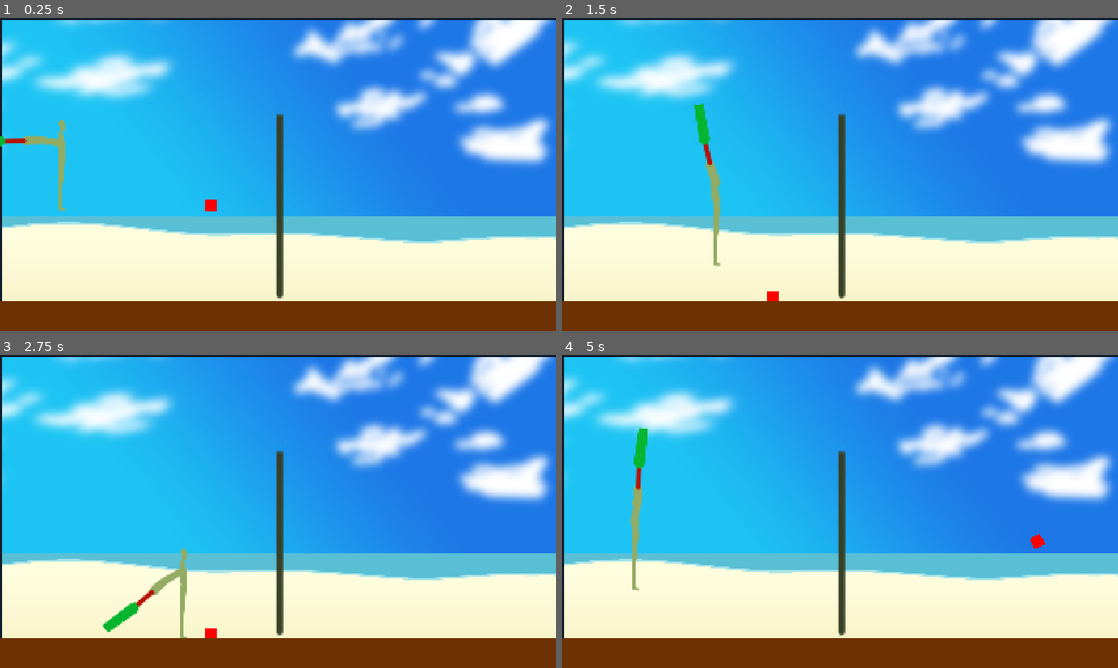
Above: before the commit, frames 1-4 (two rows, left to right).
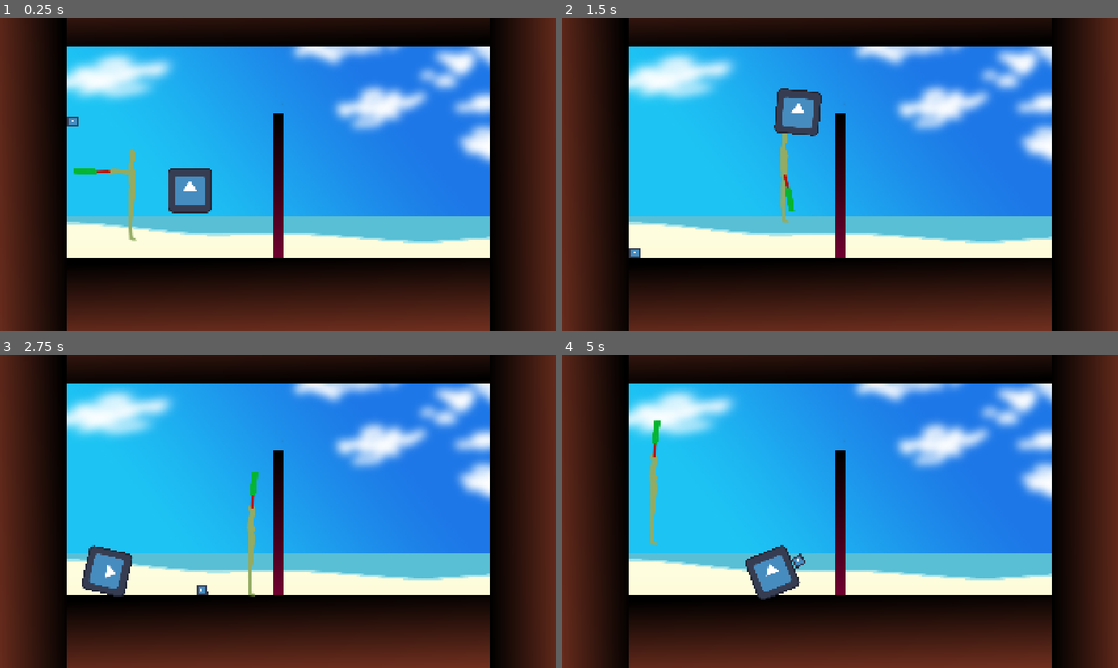
Above: after the commit, the same moments.

Repository: Youlissize/XTremeBadminton
Game: Godot game, scene res://MainLevel/CustomMapLoading.tscn
Same seed, same stepped clock (60 frames per second), same inputs: the game is played once before the commit and once after it. Before the commit the project starts from res://MainLevel/MainLevel.tscn. The engine's default icon, where the game draws it, is replaced by a stand-in: a white triangle on a blue panel in a dark square.
Inputs:
- Up to frame 1 (0.25 s): no input
- Up to frame 2 (1.5 s): hold D (move_right) 0.53-1.28 s; hold S (hit) 0.53-1.28 s; tap W (jump) at 0.77 s; hold A (move_left) from 1.28 s (still down); tap S (hit) at 1.35 s
- Up to frame 3 (2.75 s): tap W (jump) at 1.52 s; release A (move_left) at 2.03 s; hold D (move_right) from 2.03 s (still down); hold S (hit) from 2.03 s (still down)
- Up to frame 4 (5 s): release S (hit) at 2.78 s; tap S (hit) at 2.85, 4.35 s; tap W (jump) at 3.02, 3.77, 4.52 s; release D (move_right) at 3.53 s; hold S (hit) 3.53-4.28 s; hold A (move_left) from 3.53 s (still down)

The runs differ from the first frame. In frame 1, 49% of the frame differs, in the area x 0-100%, y 0-100%; in frame 2, 49%; in frame 3, 49%; in frame 4, 49%.

Commit message:
-Classe projectile

Diff:
--- /dev/null
+++ b/MainLevel/CustomMapLoading.tscn
@@ -0,0 +1,143 @@
+[gd_scene load_steps=13 format=3 uid="uid://dlm5t26j1x75l"]
+
+[ext_resource type="Script" uid="uid://bis7hslkecq4c" path="res://MainLevel/Scripts/mapLoading.gd" id="1_82vp7"]
+[ext_resource type="Texture2D" uid="uid://cxtuvhh1ubuq2" path="res://Textures/fondavecfilet.jpg" id="1_dn44s"]
+[ext_resource type="PackedScene" uid="uid://b3yq873ypw1av" path="res://Player/PlayerBase.tscn" id="3_7r4hf"]
+[ext_resource type="Script" uid="uid://cr5ihbii0tmw" path="res://Player/Scripts/player_walking.gd" id="4_jr3hq"]
+[ext_resource type="PackedScene" uid="uid://bueuy8e621uk7" path="res://MainLevel/Scripts/Projectile/ProjectileBase.tscn" id="5_jr3hq"]
+
+[sub_resource type="Gradient" id="Gradient_82vp7"]
+colors = PackedColorArray(0, 0, 0, 1, 1, 0.424, 0.28, 1)
+
+[sub_resource type="GradientTexture2D" id="GradientTexture2D_7r4hf"]
+gradient = SubResource("Gradient_82vp7")
+width = 1920
+height = 600
+fill_from = Vector2(0.484444, 0)
+fill_to = Vector2(0.564444, 1)
+
+[sub_resource type="PhysicsMaterial" id="PhysicsMaterial_7r4hf"]
+bounce = 0.2
+
+[sub_resource type="WorldBoundaryShape2D" id="WorldBoundaryShape2D_jr3hq"]
+
+[sub_resource type="Gradient" id="Gradient_jr3hq"]
+colors = PackedColorArray(0, 0, 0, 1, 0.443779, 0.00275464, 0.191233, 1)
+
+[sub_resource type="GradientTexture2D" id="GradientTexture2D_xww2o"]
+gradient = SubResource("Gradient_jr3hq")
+width = 100
+height = 30
+
+[sub_resource type="RectangleShape2D" id="RectangleShape2D_fjjf1"]
+
+[node name="CustomMapLoading" type="Node2D" node_paths=PackedStringArray("player1", "ground")]
+script = ExtResource("1_82vp7")
+player1 = NodePath("Player1")
+ground = NodePath("Ground/StaticBody2D")
+
+[node name="Background" type="Sprite2D" parent="."]
+
+[node name="ColorRect" type="ColorRect" parent="Background"]
+visible = false
+offset_right = 1920.0
+offset_bottom = 1080.0
+color = Color(0.0586658, 0.114458, 0.172741, 1)
+
+[node name="Sprite2D" type="Sprite2D" parent="Background"]
+position = Vector2(965, 544)
+texture = ExtResource("1_dn44s")
+
+[node name="Ground" type="Node2D" parent="."]
+position = Vector2(0, 830)
+
+[node name="Sprite2D" type="Sprite2D" parent="Ground"]
+position = Vector2(965, 300)
+texture = SubResource("GradientTexture2D_7r4hf")
+
+[node name="StaticBody2D" type="StaticBody2D" parent="Ground"]
+collision_layer = 3
+physics_material_override = SubResource("PhysicsMaterial_7r4hf")
+
+[node name="GroundCollision" type="CollisionShape2D" parent="Ground/StaticBody2D"]
+position = Vector2(965, 0)
+shape = SubResource("WorldBoundaryShape2D_jr3hq")
+
+[node name="Celling" type="Node2D" parent="."]
+position = Vector2(0, 100)
+
+[node name="Sprite2D" type="Sprite2D" parent="Celling"]
+position = Vector2(965, -300)
+rotation = 3.14159
+texture = SubResource("GradientTexture2D_7r4hf")
+
+[node name="StaticBody2D" type="StaticBody2D" parent="Celling"]
+collision_layer = 3
+physics_material_override = SubResource("PhysicsMaterial_7r4hf")
+
+[node name="GroundCollision" type="CollisionShape2D" parent="Celling/StaticBody2D"]
+rotation = 3.14159
+shape = SubResource("WorldBoundaryShape2D_jr3hq")
+
+[node name="LeftBorder" type="Node2D" parent="."]
+position = Vector2(150, 0)
+
+[node name="Sprite2D" type="Sprite2D" parent="LeftBorder"]
+position = Vector2(-300, 540)
+rotation = 1.5708
+texture = SubResource("GradientTexture2D_7r4hf")
+
+[node name="StaticBody2D" type="StaticBody2D" parent="LeftBorder"]
+collision_layer = 3
+physics_material_override = SubResource("PhysicsMaterial_7r4hf")
+
+[node name="GroundCollision" type="CollisionShape2D" parent="LeftBorder/StaticBody2D"]
+rotation = 1.5708
+shape = SubResource("WorldBoundaryShape2D_jr3hq")
+
+[node name="RightBorder" type="Node2D" parent="."]
+position = Vector2(1770, 0)
+
+[node name="Sprite2D" type="Sprite2D" parent="RightBorder"]
+position = Vector2(300, 540)
+rotation = -1.5708
+scale = Vector2(3.75, 1)
+texture = SubResource("GradientTexture2D_7r4hf")
+
+[node name="StaticBody2D" type="StaticBody2D" parent="RightBorder"]
+collision_layer = 3
+physics_material_override = SubResource("PhysicsMaterial_7r4hf")
+
+[node name="GroundCollision" type="CollisionShape2D" parent="RightBorder/StaticBody2D"]
+rotation = -1.5708
+shape = SubResource("WorldBoundaryShape2D_jr3hq")
+
+[node name="Player1" parent="." instance=ExtResource("3_7r4hf")]
+position = Vector2(437, 570)
+script = ExtResource("4_jr3hq")
+
+[node name="ProjectileBase" parent="." instance=ExtResource("5_jr3hq")]
+position = Vector2(654, 564)
+scale = Vector2(4, 4)
+size = 4.0
+
+[node name="ProjectileBase2" parent="." instance=ExtResource("5_jr3hq")]
+position = Vector2(250, 328)
+
+[node name="Filet" type="Node2D" parent="."]
+position = Vector2(860, 830)
+scale = Vector2(1, 3.5)
+
+[node name="Sprite2D" type="Sprite2D" parent="Filet"]
+position = Vector2(0, -50)
+rotation = 1.5708
+texture = SubResource("GradientTexture2D_xww2o")
+
+[node name="StaticBody2D" type="StaticBody2D" parent="Filet/Sprite2D"]
+scale = Vector2(1, 0.5)
+collision_layer = 3
+physics_material_override = SubResource("PhysicsMaterial_7r4hf")
+
+[node name="GroundCollision" type="CollisionShape2D" parent="Filet/Sprite2D/StaticBody2D"]
+scale = Vector2(5, 5)
+shape = SubResource("RectangleShape2D_fjjf1")
--- a/MainLevel/MainLevel.tscn
+++ b/MainLevel/MainLevel.tscn
@@ -3,7 +3,7 @@
 [ext_resource type="Script" uid="uid://f8ok0pwsxacq" path="res://MainLevel/Scripts/main_level.gd" id="1_4vkl2"]
 [ext_resource type="PackedScene" uid="uid://b3yq873ypw1av" path="res://Player/PlayerBase.tscn" id="1_378x0"]
 [ext_resource type="Texture2D" uid="uid://cxtuvhh1ubuq2" path="res://Textures/fondavecfilet.jpg" id="2_q5c6i"]
-[ext_resource type="Script" uid="uid://0yfwhr0e80a7" path="res://MainLevel/Scripts/volant.gd" id="3_q5c6i"]
+[ext_resource type="Script" uid="uid://0yfwhr0e80a7" path="res://MainLevel/Scripts/Projectile/projectileBase.gd" id="3_q5c6i"]
 [ext_resource type="Script" uid="uid://cr5ihbii0tmw" path="res://Player/Scripts/player_walking.gd" id="4_6gdkc"]
 
 [sub_resource type="CircleShape2D" id="CircleShape2D_4vkl2"]
@@ -90,3 +90,20 @@
 position = Vector2(1920, 0)
 rotation = -1.5708
 shape = SubResource("WorldBoundaryShape2D_6gdkc")
+
+[node name="Volant2" type="RigidBody2D" parent="."]
+position = Vector2(240, 226)
+collision_layer = 2
+collision_mask = 2
+script = ExtResource("3_q5c6i")
+
+[node name="ColorRect" type="ColorRect" parent="Volant2"]
+offset_left = -19.0
+offset_top = -14.0
+offset_right = 21.0
+offset_bottom = 26.0
+color = Color(1, 0, 0, 1)
+
+[node name="CollisionShape2D" type="CollisionShape2D" parent="Volant2"]
+scale = Vector2(2.49, 2.49)
+shape = SubResource("CircleShape2D_4vkl2")
--- /dev/null
+++ b/MainLevel/Scripts/Projectile/ProjectileBase.tscn
@@ -0,0 +1,34 @@
+[gd_scene load_steps=5 format=3 uid="uid://bueuy8e621uk7"]
+
+[ext_resource type="Texture2D" uid="uid://cadlfytdtswru" path="res://icon.svg" id="1_o8eks"]
+[ext_resource type="Script" uid="uid://0yfwhr0e80a7" path="res://MainLevel/Scripts/Projectile/projectileBase.gd" id="1_y46ew"]
+
+[sub_resource type="CircleShape2D" id="CircleShape2D_3dgnt"]
+
+[sub_resource type="CanvasTexture" id="CanvasTexture_y46ew"]
+diffuse_texture = ExtResource("1_o8eks")
+
+[node name="ProjectileBase" type="RigidBody2D"]
+collision_layer = 2
+collision_mask = 2
+angular_damp = 1.0
+script = ExtResource("1_y46ew")
+
+[node name="CollisionShape2D" type="CollisionShape2D" parent="."]
+scale = Vector2(2, 2)
+shape = SubResource("CircleShape2D_3dgnt")
+
+[node name="TextureRect" type="TextureRect" parent="."]
+anchors_preset = 8
+anchor_left = 0.5
+anchor_top = 0.5
+anchor_right = 0.5
+anchor_bottom = 0.5
+offset_left = -19.2
+offset_top = -19.2
+offset_right = 108.8
+offset_bottom = 108.8
+grow_horizontal = 2
+grow_vertical = 2
+scale = Vector2(0.3, 0.3)
+texture = SubResource("CanvasTexture_y46ew")
--- /dev/null
+++ b/MainLevel/Scripts/Projectile/projectileBase.gd
@@ -0,0 +1,19 @@
+@tool # makes function _process called in the editor
+extends PhysicsBody2D
+
+const Globals := preload("res://MainLevel/Scripts/globalStuff.gd")
+
+@export var size := 1.0
+#var customGravity := 1.0
+
+func getRealSize():
+	return size * 20
+
+func _ready() -> void:
+	Globals.projectiles.append(self)
+
+#function called every frame
+func _process(delta : float) -> void:
+	scale = Vector2(size,size)
+	get_node("CollisionShape2D").scale = 2*Vector2(size,size)
+	pass
--- a/MainLevel/Scripts/globalStuff.gd
+++ b/MainLevel/Scripts/globalStuff.gd
@@ -1,3 +1,3 @@
 extends Node
 
-static var volants := Array()
+static var projectiles := Array()
--- a/MainLevel/Scripts/main_level.gd
+++ b/MainLevel/Scripts/main_level.gd
@@ -1,14 +1,19 @@
 extends Node2D
 const Globals := preload("res://MainLevel/Scripts/globalStuff.gd")
-
+var data := preload("res://MainLevel/Scripts/mapData.gd").new()
 @export var player1: CharacterBody2D
 @export var ground: StaticBody2D
 @export var volant: PhysicsBody2D
-
+#@export var map : mapData
 
 func _ready() -> void:
 	if(player1):
 		player1.set("ground", ground)
 		#player1.set("volant"[0],volant)
-	if (volant):
-		Globals.volants.append(volant)
+
+	data.mapName = "OHHHH"
+	data.save_map()
+	data.mapName = "incr"
+	print(data.mapName)
+	data.load_map("mapTest")
+	print(data.mapName)
--- /dev/null
+++ b/MainLevel/Scripts/mapData.gd
@@ -0,0 +1,77 @@
+extends Node
+
+var mapName := "Default"
+var width : int = 20
+var height : int = 14
+var filetPos := 0.5
+var filetSize := 3.5
+# var gravity := 1
+# var staticObjects -> décor et autres trucs fixes
+# var floatingObjects
+# var powerUps
+# var playerStrength := 1.0
+# var gameSpeed := 1.0
+# var playerSpeed := 1.0
+
+
+
+# Maps goes in %AppData%\Roaming\Godot\app_userdata\XTremeBadminton\
+func save() -> Dictionary:
+	var save_dict = {
+		#"mapName" : mapName,
+		"width" : width,
+		"height" : height,
+		"filetPos" : filetPos,
+		"filetSize" : filetSize
+	}
+	return save_dict
+
+	# Note: This can be called from anywhere inside the tree. This function is
+
+func save_map():
+	if (!DirAccess.dir_exists_absolute("user://maps")):
+		DirAccess.make_dir_absolute("user://maps")
+		print("Create Map Folder")
+
+	var save_file = FileAccess.open("user://maps//" + mapName + ".xbm", FileAccess.WRITE)
+
+		# JSON provides a static method to serialized JSON string.
+	var json_string = JSON.stringify(save())
+
+		# Store the save dictionary as a new line in the save file.
+	save_file.store_line(json_string)
+	print("Saving map : ", mapName)
+	print("--datas : ", json_string)
+
+func load_map(name : String) -> bool:
+	var path = name
+	if (!name.ends_with(".xbm")):
+		path = path + ".xbm"
+	path = "user://maps//"+path
+	if not FileAccess.file_exists(path):
+		return false# Error! We don't have a save to load.
+
+	var save_file = FileAccess.open(path, FileAccess.READ)
+	while save_file.get_position() < save_file.get_length():
+		var json_string = save_file.get_line()
+
+		# Creates the helper class to interact with JSON.
+		var json = JSON.new()
+
+		# Check if there is any error while parsing the JSON string, skip in case of failure.
+		var parse_result = json.parse(json_string)
+		if not parse_result == OK:
+			print("JSON Parse Error: ", json.get_error_message(), " in ", json_string, " at line ", json.get_error_line())
+			continue
+
+		# Get the data from the JSON object.
+		var node_data = json.data
+
+		print("Loading map : ", name)
+		print(" -- datas : ", node_data)
+
+		mapName = name
+		# self prends toutes les valeurs du fichier
+		for attribute in node_data.keys():
+			self.set(attribute, node_data[attribute])
+	return true
--- /dev/null
+++ b/MainLevel/Scripts/mapLoading.gd
@@ -0,0 +1,49 @@
+extends Node
+
+var data := preload("res://MainLevel/Scripts/mapData.gd").new()
+var mapName = "mapTest"
+
+@export var player1: CharacterBody2D
+@export var ground: StaticBody2D
+#@export var map : mapData
+
+var screenWidth = 1920
+var screenHeight = 1080
+var currentHeight : float
+var currentWidth : float
+
+func _ready() -> void:
+
+	if (true): #custom map
+		data.filetPos = 0.5
+		data.filetSize = 5
+		data.width = 30
+		data.mapName = mapName
+		data.save_map()
+
+
+	if (data.load_map(mapName)):
+		buildMap()
+	else:
+		print("Failed to load map : ", mapName)
+
+	if(player1):
+		player1.set("ground", ground)
+
+
+
+
+func buildMap():
+	var terrainRatio : float = data.width/data.height
+	# pour le moment  ground = 250, celling = 100, il suffit d'adapter right et left
+	currentHeight = screenHeight - 350
+	currentWidth = currentHeight * terrainRatio
+	var bodersWidth = (screenWidth - currentWidth)/2
+
+	get_node("LeftBorder").position = Vector2(bodersWidth, 0)
+	get_node("RightBorder").position = Vector2(screenWidth-bodersWidth, 0)
+
+	var filet = get_node("Filet")
+	var filetX = (screenWidth / 2) + currentWidth * (data.filetPos-0.5)
+	filet.position = Vector2(filetX, screenHeight-250)
+	filet.scale = Vector2(1.0,data.filetSize)
--- a/MainLevel/Scripts/volant.gd
+++ /dev/null
@@ -1,5 +0,0 @@
-extends PhysicsBody2D
-
-var velocity := Vector2.ZERO
-var size := 10.0
-var customGravity := 1.0
--- a/Player/PlayerBase.tscn
+++ b/Player/PlayerBase.tscn
@@ -59,6 +59,7 @@
 libraries = {
 &"": SubResource("AnimationLibrary_n4epv")
 }
+speed_scale = 3.0
 
 [node name="Epaule" type="Node2D" parent="."]
 position = Vector2(20, -90)
@@ -66,6 +67,7 @@
 [node name="BrasRaquette" type="Sprite2D" parent="Epaule"]
 position = Vector2(-9, 11)
 rotation = 0.933751
+scale = Vector2(0.6, 0.6)
 texture = ExtResource("4_7r5ub")
 offset = Vector2(-29, 120)
 
--- a/Player/Scripts/raquetteClassique.gd
+++ b/Player/Scripts/raquetteClassique.gd
@@ -2,16 +2,17 @@
 
 	#raquette et style de jeu mon gars
 var minHitDist := 50.0
-var maxHitDist := 300.0
+var maxHitDist := 250.0
 var hitForce := 1500.0
-var hitSafety := 0.5
+var hitSafety := 0.2
 
 
 func hitVolant(volant : PhysicsBody2D) -> bool:
 	var epauleToVolant : Vector2 = volant.global_position-self.global_position
+
 	var dist = epauleToVolant.length()
-	print(dist)
-	if (dist<minHitDist || dist>maxHitDist):
+	var s = volant.getRealSize()
+	if (dist<minHitDist-s || dist>maxHitDist+ s):
 		return false
 
 	var enHaut : bool = epauleToVolant.y<0
@@ -25,7 +26,7 @@
 	hitDirection = lerp(raquetteHitDirection,Vector2.UP, hitSafety).normalized()
 
 	var hitStrength : float #puissance du tir
-	hitStrength = volant.get("linear_velocity").length() + hitForce
+	hitStrength = volant.get("linear_velocity").length()*0.3 + hitForce
 
 	volant.set("linear_velocity", hitDirection*hitStrength)
 
--- a/Player/Scripts/raquette_base.gd
+++ b/Player/Scripts/raquette_base.gd
@@ -14,7 +14,7 @@
 
 func hit() ->bool :
 	var res = false
-	for volant in Globals.volants:
+	for volant in Globals.projectiles:
 		if(hitVolant(volant)):
 			res = true
 	return res
--- a/project.godot
+++ b/project.godot
@@ -11,7 +11,7 @@
 [application]
 
 config/name="XTremeBadminton"
-run/main_scene="uid://kw083pfrnrav"
+run/main_scene="uid://dlm5t26j1x75l"
 config/features=PackedStringArray("4.4", "GL Compatibility")
 config/icon="res://icon.svg"
 
Renamed: MainLevel/Scripts/volant.gd.uid -> MainLevel/Scripts/Projectile/projectileBase.gd.uid
Not shown, added: MainLevel/Scripts/mapData.gd.uid
Not shown, added: MainLevel/Scripts/mapLoading.gd.uid
